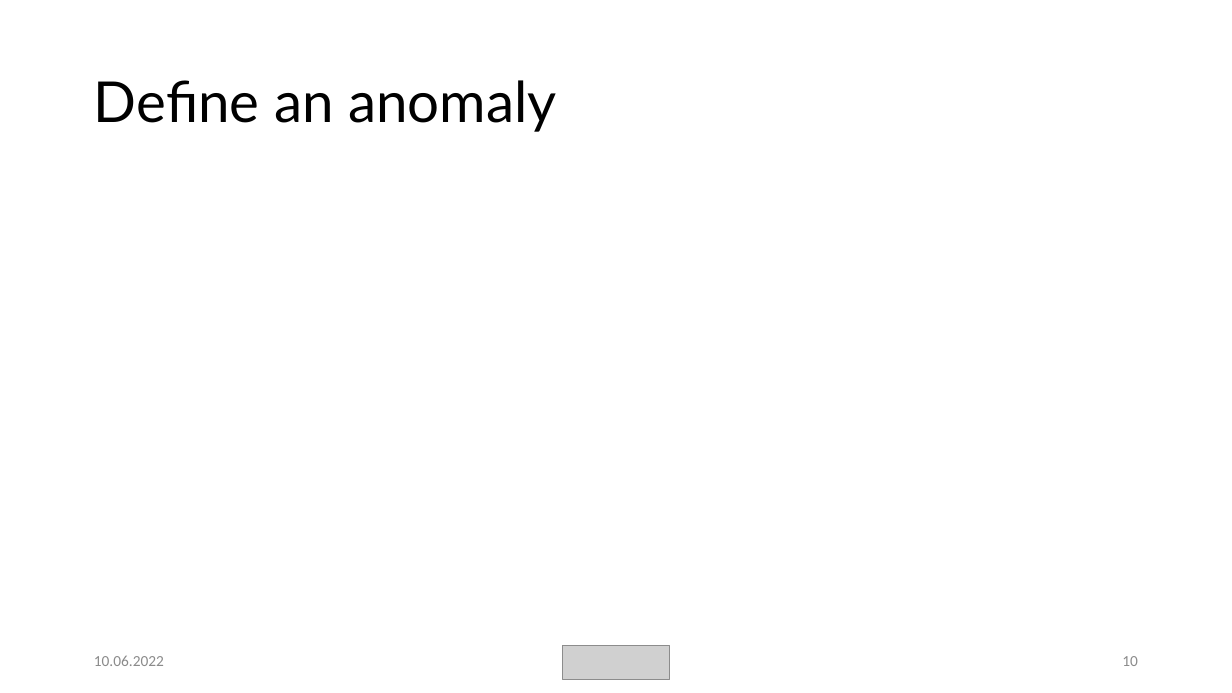
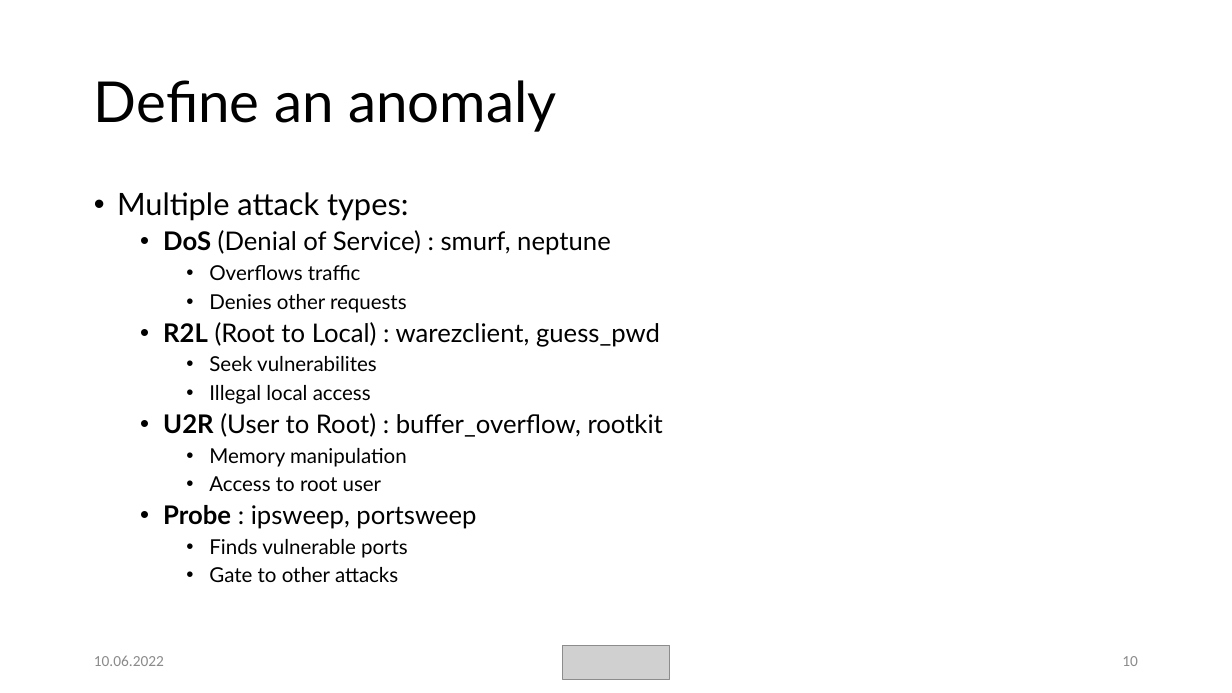
Before and after one commit to weevood/MA-BDA_Project, a slide deck: slide 10 of Documentation/Anomaly-Detection-in-Network-Traffic-with-K-means-Clustering.pptx. Drawn at 1232x693 pixels with LibreOffice and Linux fonts; fonts in the diff are those of the drawing; grey boxes stand for pictures. Boxes give left, top, right and bottom in pixels: in the first picture for what was removed or moved away, otherwise in the second. Text is boxed around its words. In the diff, an @@ line names an element or a change of style, - is before the commit and + after.

Commit message:
Update to presentation with anomaly characteristics and protocol distribution

```diff
--- a/Documentation/Anomaly-Detection-in-Network-Traffic-with-K-means-Clustering.pptx
+++ b/Documentation/Anomaly-Detection-in-Network-Traffic-with-K-means-Clustering.pptx
@@ text added at (x1=117, y1=192, x2=663, y2=582), 16 pt, text #000000 @@
+• Multiple attack types:
+  • DoS (Denial of Service) : smurf, neptune
+    • Overflows traffic
+    • Denies other requests
+  • R2L (Root to Local) : warezclient, guess_pwd
+    • Seek vulnerabilites
+    • Illegal local access
+  • U2R (User to Root) : buffer_overflow, rootkit
+    • Memory manipulation
+    • Access to root user
+  • Probe : ipsweep, portsweep
+    • Finds vulnerable ports
+    • Gate to other attacks
```
Also in this commit, not shown: 1 other slide changed, 2 slides added, 1 other file.
